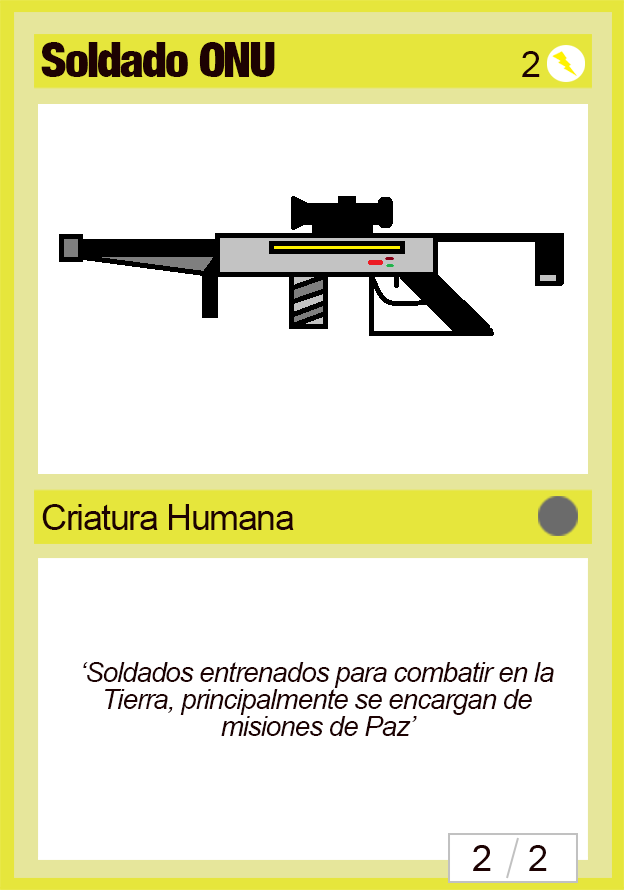
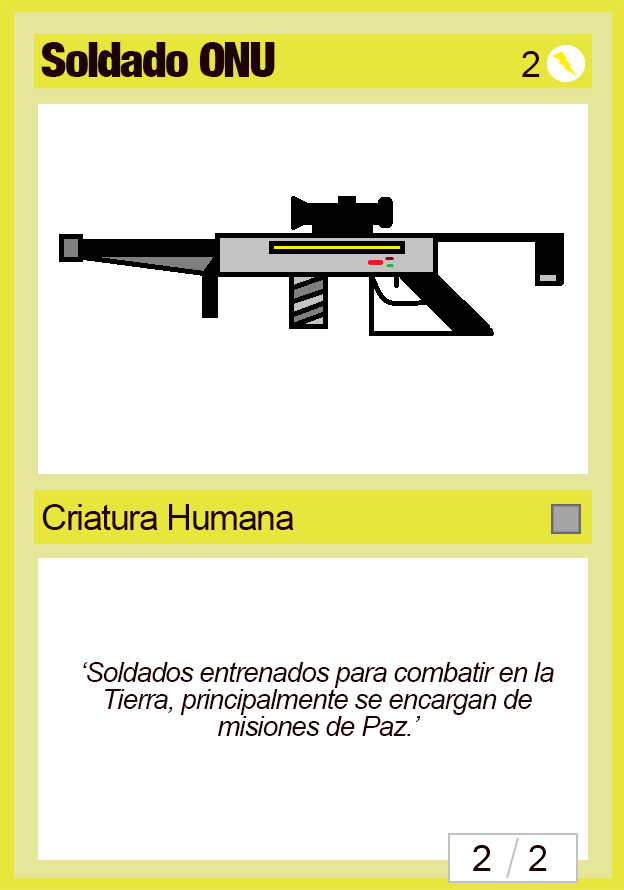
Layer changes from the first 624 × 890 image to the second:
moved "Rareza" above "Ataque", painted on it over [538, 496, 581, 536]
painted on "‘Soldados entrenados para combatir en la Tierra, principalmente" over [218, 716, 421, 736]
